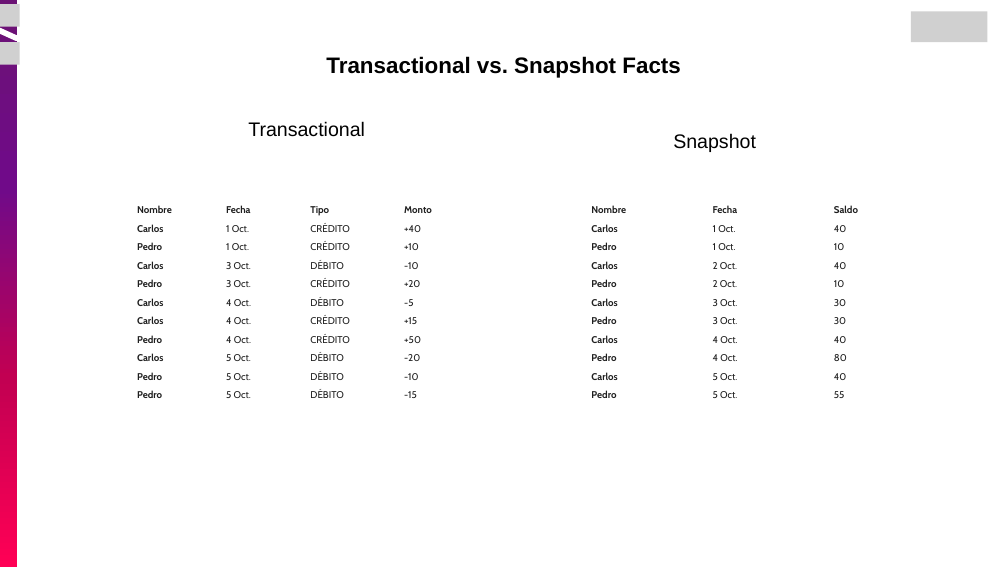
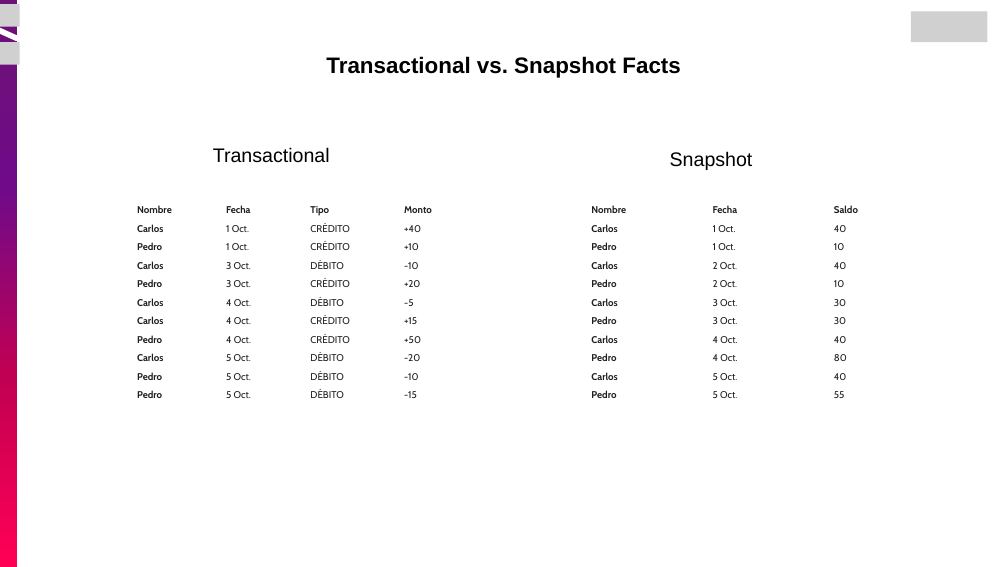
Before and after one commit to pariasm97/curso-ingenieria-de-datos, a slide deck: slide 92 of modulo-02_bases_datos/02_Bodegas de Datos - Intro Redshift/01_Bodegas de Datos.pptx (slide 83 before the commit). Drawn at 1008x567 pixels with LibreOffice and Linux fonts; fonts in the diff are those of the drawing; grey boxes stand for pictures. Boxes give left, top, right and bottom in pixels: in the first picture for what was removed or moved away, otherwise in the second. Text is boxed around its words. In the diff, an @@ line names an element or a change of style, - is before the commit and + after.

Commit message:
Add example of  logical design

```diff
--- a/modulo-02_bases_datos/02_Bodegas de Datos - Intro Redshift/01_Bodegas de Datos.pptx
+++ b/modulo-02_bases_datos/02_Bodegas de Datos - Intro Redshift/01_Bodegas de Datos.pptx
@@ text "Transactional": place and size @@
-text "Transactional" at (248,121,365,137)
+text "Transactional" at (213,147,330,163)
@@ text "Transactional" at (213,147,330,163): alignment left to centre @@
@@ text "Snapshot": place and size @@
-text "Snapshot" at (673,133,756,152)
+text "Snapshot" at (670,151,753,170)
```
Also in this commit, not shown: 22 other slides changed, 13 slides added.
